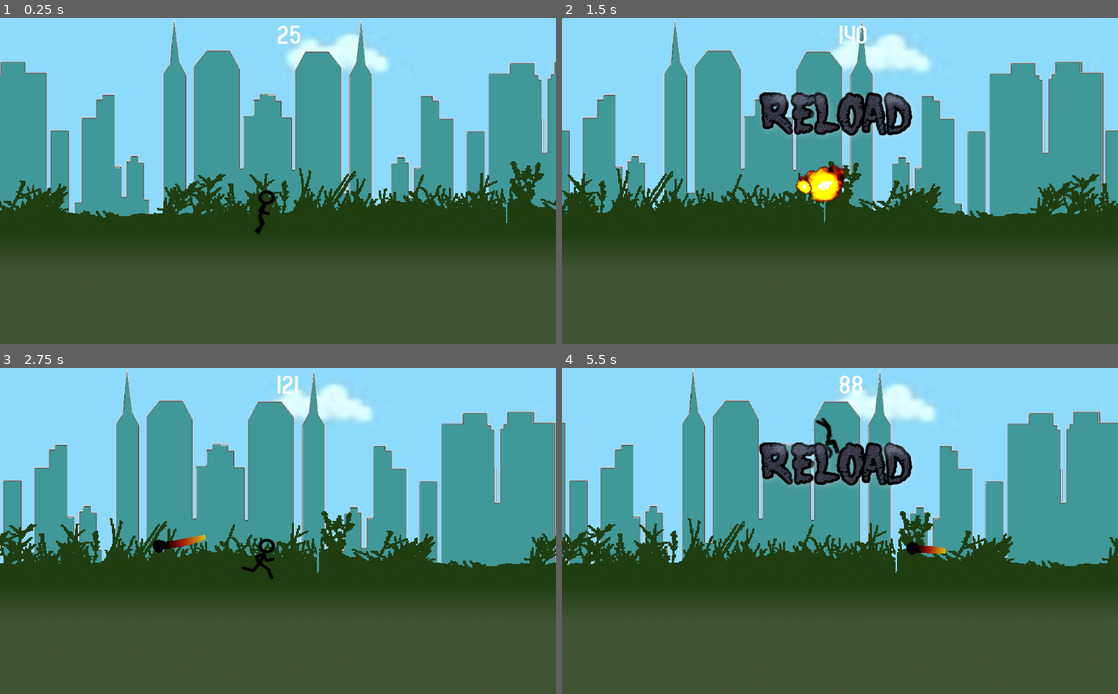
Above: before the commit, frames 1-4 (two rows, left to right).
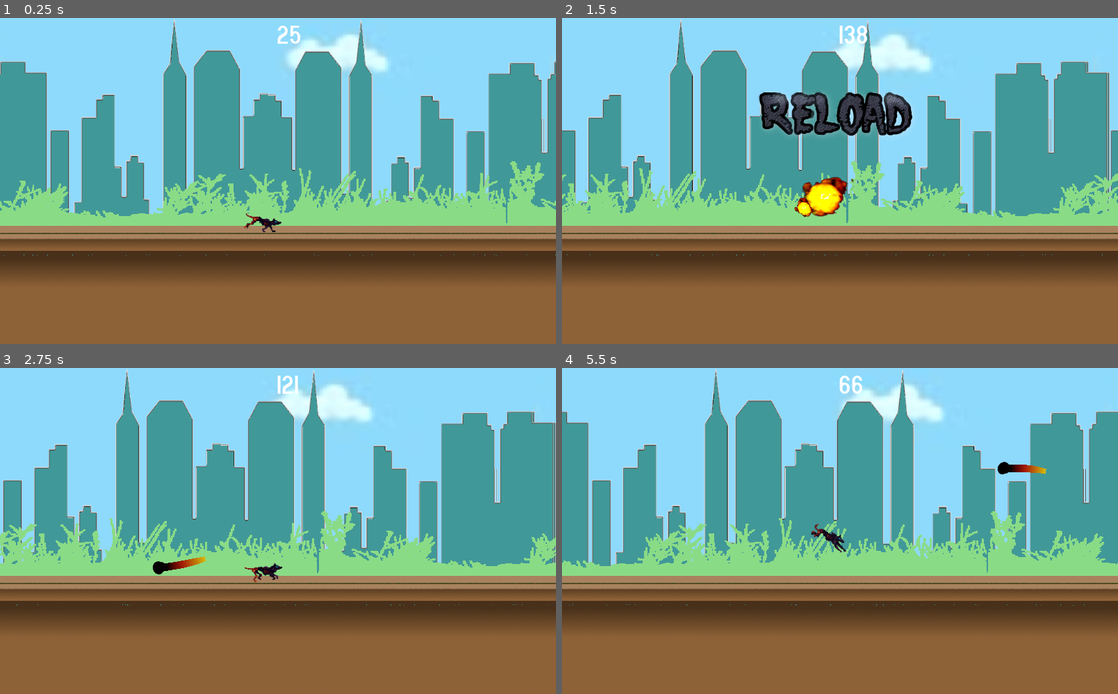
Above: after the commit, the same moments.

Repository: VivekThazhathattil/Hellhound-Chase
Game: Godot game, scene res://game.tscn
The game is run twice, just before and just after one commit, with the same random seed, the same clock (stepped at 60 frames per second) and the same inputs.
Inputs (mouse positions are in pixels of both pictures, inside the frame that each line leads up to):
- Up to frame 1 (0.25 s): no input
- Up to frame 2 (1.5 s): move the mouse to (962, 164) at 0.52 s; press the mouse at (962, 164) at 0.53 s; move the mouse to (728, 197) at 1.27 s; release the mouse at (728, 197) at 1.28 s; click (728, 197) at 1.35 s
- Up to frame 3 (2.75 s): click (166, 547) at 1.52 s; click (166, 547) at 1.82 s; move the mouse to (333, 459) at 2.02 s; press the mouse at (333, 459) at 2.03 s
- Up to frame 4 (5.5 s): move the mouse to (812, 596) at 2.77 s; release the mouse at (812, 596) at 2.78 s; click (812, 596) at 2.85 s; click (812, 596) at 3.02 s; click (812, 596) at 3.32 s; move the mouse to (1006, 579) at 3.52 s; press the mouse at (1006, 579) at 3.53 s; move the mouse to (673, 482) at 4.27 s; release the mouse at (673, 482) at 4.28 s; click (673, 482) at 4.35 s; click (673, 482) at 4.52 s; click (673, 482) at 4.82 s; move the mouse to (867, 531) at 5.02 s; press the mouse at (867, 531) at 5.03 s

The runs differ from the first frame. In frame 1, 45% of the frame differs, in the area x 0-100%, y 43-100%; in frame 2, 56%; in frame 3, 45%; in frame 4, 66%, in the area x 0-100%, y 0-100%.

Commit message:
add pause on player death

Diff:
--- a/game.gd
+++ b/game.gd
@@ -24,11 +24,20 @@
 	time += delta
 
 	if time > count*2:
-		count += 1 - 0.01*count
+		count += 1 - 0.005*count
 		missile = s.instance()
 		add_child(missile)
 	if is_player_dead == true:
-		get_node("reload_button").visible = true
+		_player_death_event()
 	else:
 			tot_score += delta*100
 			scorebox.update_score(tot_score)
+
+func _player_death_event():
+		get_node("reload_button").visible = true
+		$sky/sky1.VELOCITY = 0
+		$sky/sky2.VELOCITY = 0
+		$gd/gd1.VELOCITY = 0
+		$gd/gd2.VELOCITY = 0
+		$bg_new/bg_new1.VELOCITY = 0
+		$bg_new/bg_new2.VELOCITY = 0
--- a/game.tscn
+++ b/game.tscn
@@ -1,14 +1,10 @@
-[gd_scene load_steps=36 format=2]
+[gd_scene load_steps=43 format=2]
 
 [ext_resource path="res://scenes/manual_bg_shuffle.tscn" type="PackedScene" id=1]
 [ext_resource path="res://man/man_dead_fall.png" type="Texture" id=2]
 [ext_resource path="res://scenes/bg_new.tscn" type="PackedScene" id=3]
-[ext_resource path="res://man/man-run3.png" type="Texture" id=4]
-[ext_resource path="res://man/man-run1.png" type="Texture" id=5]
-[ext_resource path="res://man/man-run2.png" type="Texture" id=6]
-[ext_resource path="res://man/man-jump2.png" type="Texture" id=7]
-[ext_resource path="res://man/man-jump1.png" type="Texture" id=8]
-[ext_resource path="res://man/man-jump3.png" type="Texture" id=9]
+[ext_resource path="res://Hell-Hound-Files/PNG/hell-hound-run.png" type="Texture" id=4]
+[ext_resource path="res://Hell-Hound-Files/PNG/hell-hound-jump.png" type="Texture" id=5]
 [ext_resource path="res://player.gd" type="Script" id=10]
 [ext_resource path="res://ground.gd" type="Script" id=13]
 [ext_resource path="res://game.gd" type="Script" id=14]
@@ -17,113 +13,168 @@
 [ext_resource path="res://scenes/gd.tscn" type="PackedScene" id=17]
 [ext_resource path="res://scenes/sky.tscn" type="PackedScene" id=18]
 
-[sub_resource type="RectangleShape2D" id=2]
-extents = Vector2( 13.6026, 14.166 )
+[sub_resource type="RectangleShape2D" id=1]
+extents = Vector2( 26.7008, 6.21814 )
+
+[sub_resource type="AtlasTexture" id=2]
+flags = 4
+atlas = ExtResource( 15 )
+region = Rect2( 0, 0, 64, 64 )
 
 [sub_resource type="AtlasTexture" id=3]
 flags = 4
 atlas = ExtResource( 15 )
-region = Rect2( 0, 0, 64, 64 )
+region = Rect2( 64, 0, 64, 64 )
 
 [sub_resource type="AtlasTexture" id=4]
 flags = 4
 atlas = ExtResource( 15 )
-region = Rect2( 64, 0, 64, 64 )
+region = Rect2( 128, 0, 64, 64 )
 
 [sub_resource type="AtlasTexture" id=5]
 flags = 4
 atlas = ExtResource( 15 )
-region = Rect2( 128, 0, 64, 64 )
+region = Rect2( 192, 0, 64, 64 )
 
 [sub_resource type="AtlasTexture" id=6]
 flags = 4
 atlas = ExtResource( 15 )
-region = Rect2( 192, 0, 64, 64 )
+region = Rect2( 0, 64, 64, 64 )
 
 [sub_resource type="AtlasTexture" id=7]
 flags = 4
 atlas = ExtResource( 15 )
-region = Rect2( 0, 64, 64, 64 )
+region = Rect2( 64, 64, 64, 64 )
 
 [sub_resource type="AtlasTexture" id=8]
 flags = 4
 atlas = ExtResource( 15 )
-region = Rect2( 64, 64, 64, 64 )
+region = Rect2( 128, 64, 64, 64 )
 
 [sub_resource type="AtlasTexture" id=9]
 flags = 4
 atlas = ExtResource( 15 )
-region = Rect2( 128, 64, 64, 64 )
+region = Rect2( 192, 64, 64, 64 )
 
 [sub_resource type="AtlasTexture" id=10]
 flags = 4
 atlas = ExtResource( 15 )
-region = Rect2( 192, 64, 64, 64 )
+region = Rect2( 0, 128, 64, 64 )
 
 [sub_resource type="AtlasTexture" id=11]
 flags = 4
 atlas = ExtResource( 15 )
-region = Rect2( 0, 128, 64, 64 )
+region = Rect2( 64, 128, 64, 64 )
 
 [sub_resource type="AtlasTexture" id=12]
 flags = 4
 atlas = ExtResource( 15 )
-region = Rect2( 64, 128, 64, 64 )
+region = Rect2( 128, 128, 64, 64 )
 
 [sub_resource type="AtlasTexture" id=13]
 flags = 4
 atlas = ExtResource( 15 )
-region = Rect2( 128, 128, 64, 64 )
+region = Rect2( 192, 128, 64, 64 )
 
 [sub_resource type="AtlasTexture" id=14]
 flags = 4
 atlas = ExtResource( 15 )
-region = Rect2( 192, 128, 64, 64 )
+region = Rect2( 0, 192, 64, 64 )
 
 [sub_resource type="AtlasTexture" id=15]
 flags = 4
 atlas = ExtResource( 15 )
-region = Rect2( 0, 192, 64, 64 )
+region = Rect2( 64, 192, 64, 64 )
 
 [sub_resource type="AtlasTexture" id=16]
 flags = 4
 atlas = ExtResource( 15 )
-region = Rect2( 64, 192, 64, 64 )
+region = Rect2( 128, 192, 64, 64 )
 
 [sub_resource type="AtlasTexture" id=17]
 flags = 4
 atlas = ExtResource( 15 )
-region = Rect2( 128, 192, 64, 64 )
+region = Rect2( 192, 192, 64, 64 )
 
 [sub_resource type="AtlasTexture" id=18]
 flags = 4
-atlas = ExtResource( 15 )
-region = Rect2( 192, 192, 64, 64 )
-
-[sub_resource type="SpriteFrames" id=19]
+atlas = ExtResource( 4 )
+region = Rect2( 0, 0, 67, 32 )
+
+[sub_resource type="AtlasTexture" id=19]
+flags = 4
+atlas = ExtResource( 4 )
+region = Rect2( 67, 0, 67, 32 )
+
+[sub_resource type="AtlasTexture" id=20]
+flags = 4
+atlas = ExtResource( 4 )
+region = Rect2( 134, 0, 67, 32 )
+
+[sub_resource type="AtlasTexture" id=21]
+flags = 4
+atlas = ExtResource( 4 )
+region = Rect2( 201, 0, 67, 32 )
+
+[sub_resource type="AtlasTexture" id=22]
+flags = 4
+atlas = ExtResource( 4 )
+region = Rect2( 268, 0, 67, 32 )
+
+[sub_resource type="AtlasTexture" id=23]
+flags = 4
+atlas = ExtResource( 5 )
+region = Rect2( 0, 0, 65, 48 )
+
+[sub_resource type="AtlasTexture" id=24]
+flags = 4
+atlas = ExtResource( 5 )
+region = Rect2( 260, 0, 65, 48 )
+
+[sub_resource type="AtlasTexture" id=25]
+flags = 4
+atlas = ExtResource( 5 )
+region = Rect2( 195, 0, 65, 48 )
+
+[sub_resource type="AtlasTexture" id=26]
+flags = 4
+atlas = ExtResource( 5 )
+region = Rect2( 130, 0, 65, 48 )
+
+[sub_resource type="AtlasTexture" id=27]
+flags = 4
+atlas = ExtResource( 5 )
+region = Rect2( 65, 0, 65, 48 )
+
+[sub_resource type="AtlasTexture" id=28]
+flags = 4
+atlas = ExtResource( 5 )
+region = Rect2( 325, 0, 65, 48 )
+
+[sub_resource type="SpriteFrames" id=29]
 animations = [ {
-"frames": [ ExtResource( 5 ), ExtResource( 6 ), ExtResource( 4 ) ],
+"frames": [ ExtResource( 2 ) ],
+"loop": true,
+"name": "dead_fall",
+"speed": 5.0
+}, {
+"frames": [ SubResource( 2 ), SubResource( 3 ), SubResource( 4 ), SubResource( 5 ), SubResource( 6 ), SubResource( 7 ), SubResource( 8 ), SubResource( 9 ), SubResource( 10 ), SubResource( 11 ), SubResource( 12 ), SubResource( 13 ), SubResource( 14 ), SubResource( 15 ), SubResource( 16 ), SubResource( 17 ), null ],
+"loop": false,
+"name": "explode",
+"speed": 10.0
+}, {
+"frames": [ SubResource( 18 ), SubResource( 19 ), SubResource( 20 ), SubResource( 21 ), SubResource( 22 ) ],
 "loop": true,
 "name": "run",
 "speed": 10.0
 }, {
-"frames": [ ExtResource( 8 ), ExtResource( 7 ), ExtResource( 9 ) ],
+"frames": [ SubResource( 23 ), SubResource( 24 ), SubResource( 25 ), SubResource( 26 ), SubResource( 27 ), SubResource( 28 ) ],
 "loop": true,
 "name": "jump",
-"speed": 5.0
-}, {
-"frames": [ SubResource( 3 ), SubResource( 4 ), SubResource( 5 ), SubResource( 6 ), SubResource( 7 ), SubResource( 8 ), SubResource( 9 ), SubResource( 10 ), SubResource( 11 ), SubResource( 12 ), SubResource( 13 ), SubResource( 14 ), SubResource( 15 ), SubResource( 16 ), SubResource( 17 ), SubResource( 18 ), null ],
-"loop": false,
-"name": "explode",
 "speed": 10.0
-}, {
-"frames": [ ExtResource( 2 ) ],
-"loop": true,
-"name": "dead_fall",
-"speed": 5.0
 } ]
 
-[sub_resource type="RectangleShape2D" id=20]
+[sub_resource type="RectangleShape2D" id=30]
 extents = Vector2( 605.163, 10 )
 
 [node name="game" type="Node2D"]
@@ -145,13 +196,13 @@
 
 [node name="CollisionShape2D" type="CollisionShape2D" parent="player"]
 position = Vector2( 25.081, 2.32037 )
-shape = SubResource( 2 )
+shape = SubResource( 1 )
 
 [node name="stickman" type="AnimatedSprite" parent="player"]
 position = Vector2( 22.3316, -0.688583 )
 scale = Vector2( 1.39564, 0.593851 )
-frames = SubResource( 19 )
-animation = "dead_fall"
+frames = SubResource( 29 )
+animation = "jump"
 
 [node name="ground" type="Node2D" parent="."]
 script = ExtResource( 13 )
--- a/scenes/missile.gd
+++ b/scenes/missile.gd
@@ -5,15 +5,15 @@
 var active = true
 var time
 var ampl
+var fix_y
 
 func _ready():
 	randomize()
 	time = 0
 	vel = Vector2(rand_range(-1000, -500), 0)
-	ampl = rand_range(-400,100)
-	vel.y = 0
+	ampl = rand_range(-800,100)
 	spin = rand_range(-PI, PI)
-	pos = Vector2(1316,330)
+	pos = Vector2(1316,370)
 	$missile_body.play("stable")
 	set_process(true)
 
@@ -36,7 +36,8 @@
 	get_node("/root/game/player/stickman").play("explode")
 	get_node("/root/game/player").GRAVITY = 300
 	get_node("/root/game/player").speed_y = -get_node("/root/game/player").JUMP_FORCE/2
-	$trail.queue_free()
+	if $trail.is_inside_tree():
+		$trail.queue_free()
 	get_node("/root/game").is_player_dead = true
 	yield(get_node("/root/game/player/stickman"), "animation_finished")
 	get_node("/root/game/player").queue_free()
--- a/scenes/missile.tscn
+++ b/scenes/missile.tscn
@@ -90,15 +90,15 @@
 
 [sub_resource type="SpriteFrames" id=18]
 animations = [ {
+"frames": [ ExtResource( 2 ) ],
+"loop": true,
+"name": "stable",
+"speed": 5.0
+}, {
 "frames": [ SubResource( 2 ), SubResource( 3 ), SubResource( 4 ), SubResource( 5 ), SubResource( 6 ), SubResource( 7 ), …(190 unchanged characters)…
 "loop": true,
 "name": "explosion",
 "speed": 10.0
-}, {
-"frames": [ ExtResource( 2 ) ],
-"loop": true,
-"name": "stable",
-"speed": 5.0
 } ]
 
 [sub_resource type="Curve" id=19]
Binary file added: Hell-Hound-Files/GIFS/hell-hound-idle.gif
Binary file added: Hell-Hound-Files/GIFS/hell-hound-jump.gif
Binary file added: Hell-Hound-Files/GIFS/hell-hound-run.gif
Binary file added: Hell-Hound-Files/GIFS/hell-hound-walk.gif
Binary file added: Hell-Hound-Files/PNG/hell-hound-idle.png
Not shown, added: Hell-Hound-Files/PNG/hell-hound-idle.png.import
Binary file added: Hell-Hound-Files/PNG/hell-hound-jump.png
Not shown, added: Hell-Hound-Files/PNG/hell-hound-jump.png.import
Binary file added: Hell-Hound-Files/PNG/hell-hound-run.png
Not shown, added: Hell-Hound-Files/PNG/hell-hound-run.png.import
Binary file added: Hell-Hound-Files/PNG/hell-hound-walk.png
Not shown, added: Hell-Hound-Files/PNG/hell-hound-walk.png.import
(and 15 more such lines)
